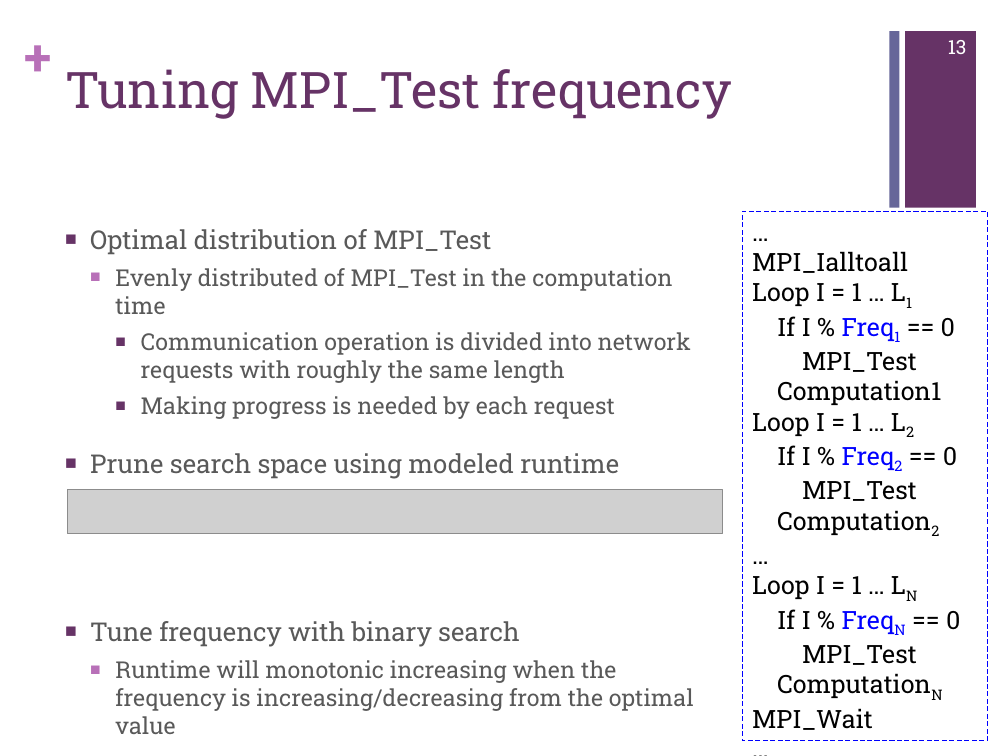
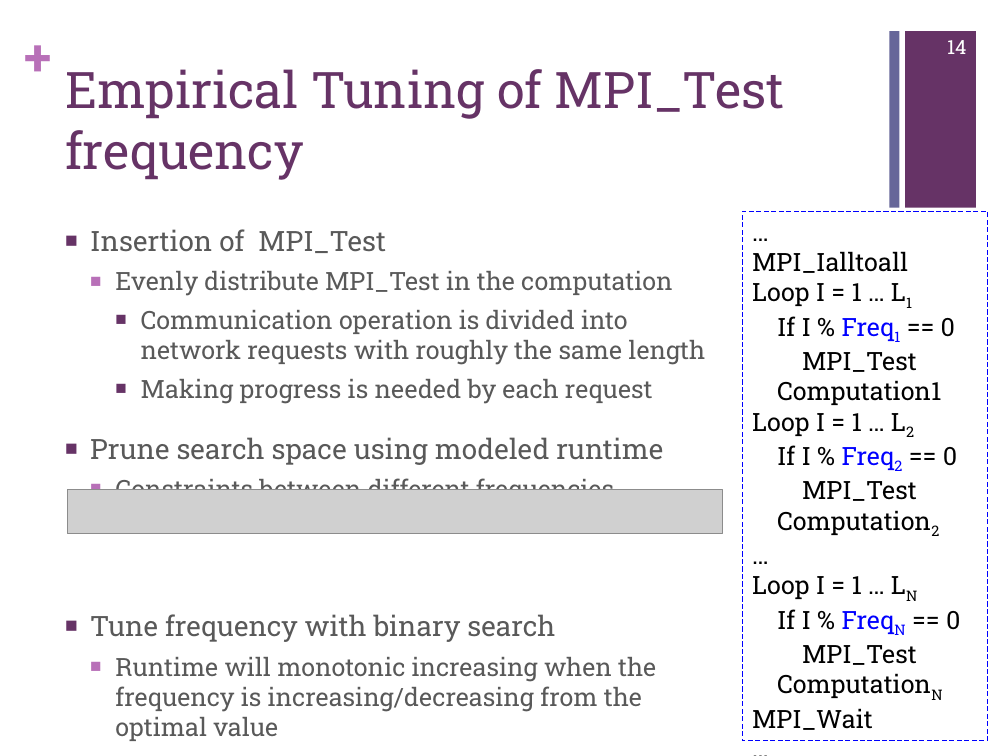
Before and after one commit to jichi-uccs/cco-paper, a slide deck: slide 14 of slides.pptx (slide 13 before the commit). Drawn at 1008x756 pixels with LibreOffice and Linux fonts; fonts in the diff are those of the drawing; grey boxes stand for pictures. Boxes give left, top, right and bottom in pixels: in the first picture for what was removed or moved away, otherwise in the second. Text is boxed around its words. In the diff, an @@ line names an element or a change of style, - is before the commit and + after.

```diff
--- a/slides.pptx
+++ b/slides.pptx
@@ page number at box(947, 40, 966, 54): text changed @@
-13
+14
@@ title at box(65, 69, 785, 180): text changed @@
-Tuning MPI_Test frequency
+Empirical Tuning of MPI_Test frequency
@@ text at box(90, 229, 673, 296): text changed; size 16.6 to 18 pt @@
-■ Optimal distribution of MPI_Test
-  ■ Evenly distributed of MPI_Test in the computation time
+■ Insertion of MPI_Test
+  ■ Evenly distribute MPI_Test in the computation
@@ text at box(90, 310, 705, 741): size 16.6 to 18 pt in "Communication operation is divided into network requests ...", "Making progress is needed by each request", "Constraints between different frequencies", "Runtime will monotonic increasing when the frequency ..."; size 18.5 to 20 pt in "Prune search space using modeled runtime", "Tune frequency with binary search" @@
```
Also in this commit, not shown: 11 other slides changed, 2 slides added.
